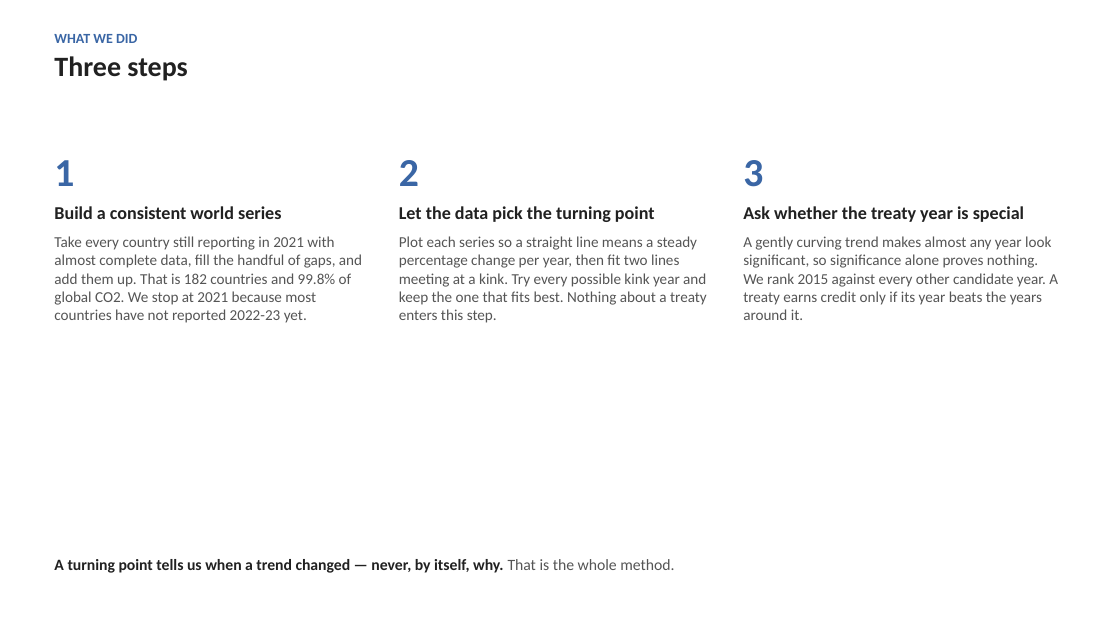
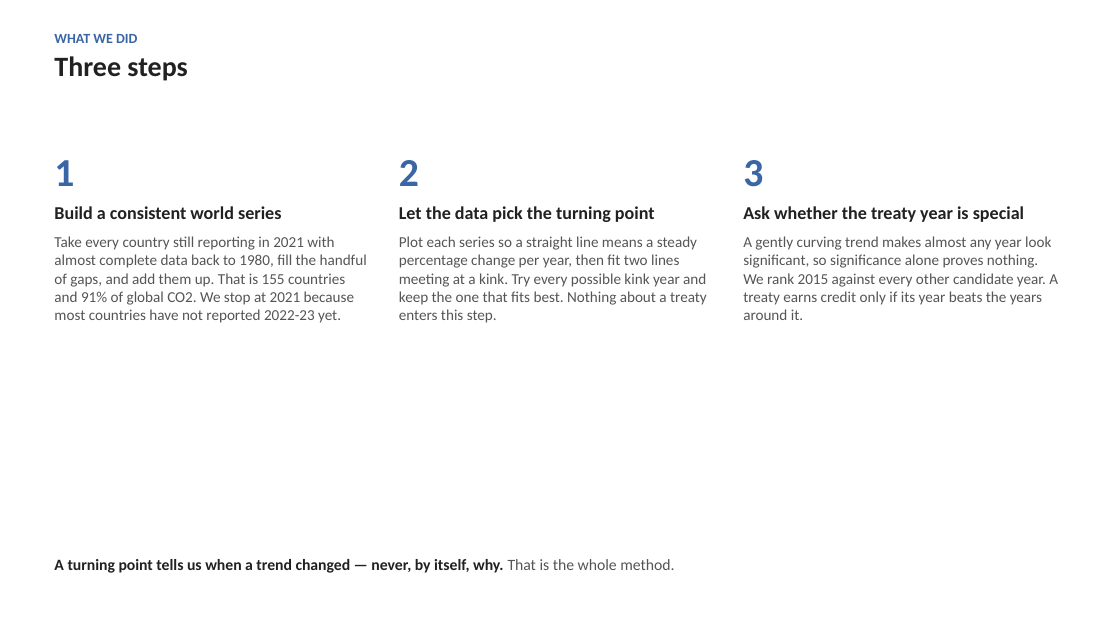
Before and after one commit to cwejnert/HDI-Happiness, a slide deck: slide 3 of carbon_breakpoints_takeaway_figures/paris_at_ten_world_deck.pptx. Drawn at 1120x630 pixels with LibreOffice and Linux fonts; fonts in the diff are those of the drawing. Boxes give left, top, right and bottom in pixels: in the first picture for what was removed or moved away, otherwise in the second. Text is boxed around its words. In the diff, an @@ line names an element or a change of style, - is before the commit and + after.

```diff
--- a/carbon_breakpoints_takeaway_figures/paris_at_ten_world_deck.pptx
+++ b/carbon_breakpoints_takeaway_figures/paris_at_ten_world_deck.pptx
@@ text at <box>54,236,367,323</box>: text changed @@
-Take every country still reporting in 2021 with almost complete data, fill the handful of gaps, and add them up. That is 182 countries and 99.8% of global CO2. We stop at 2021 because most countries have not reported 2022-23 yet.
+Take every country still reporting in 2021 with almost complete data back to 1980, fill the handful of gaps, and add them up. That is 155 countries and 91% of global CO2. We stop at 2021 because most countries have not reported 2022-23 yet.
```
Also in this commit, not shown: 8 other slides changed, 1 slide added, 3 other files.
